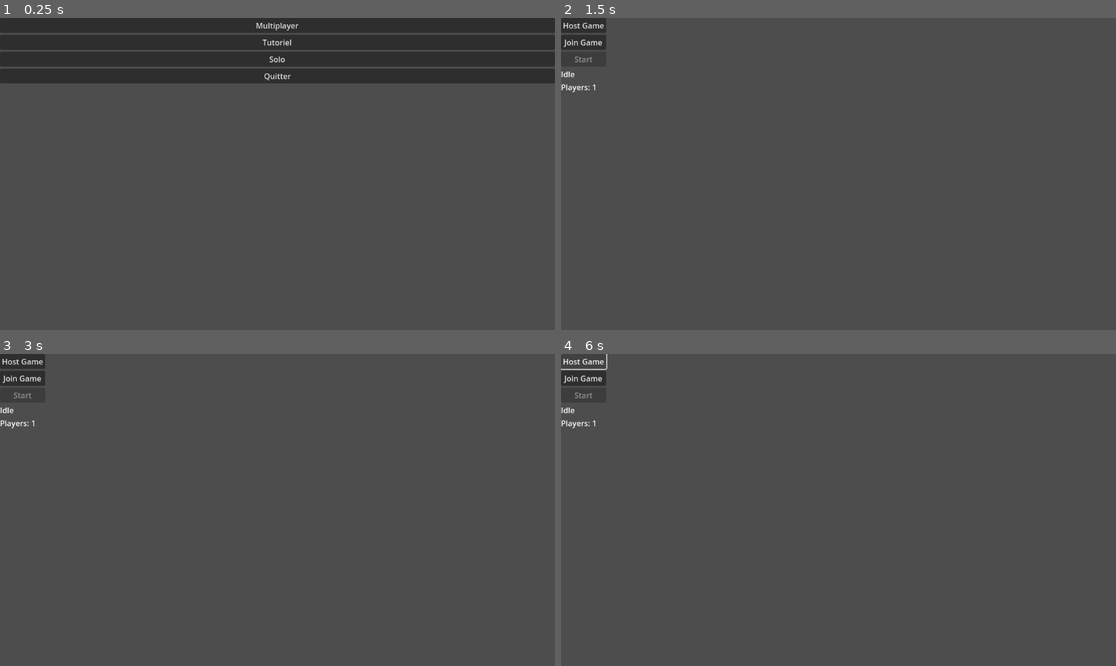
Above: before the commit, frames 1-4 (two rows, left to right).
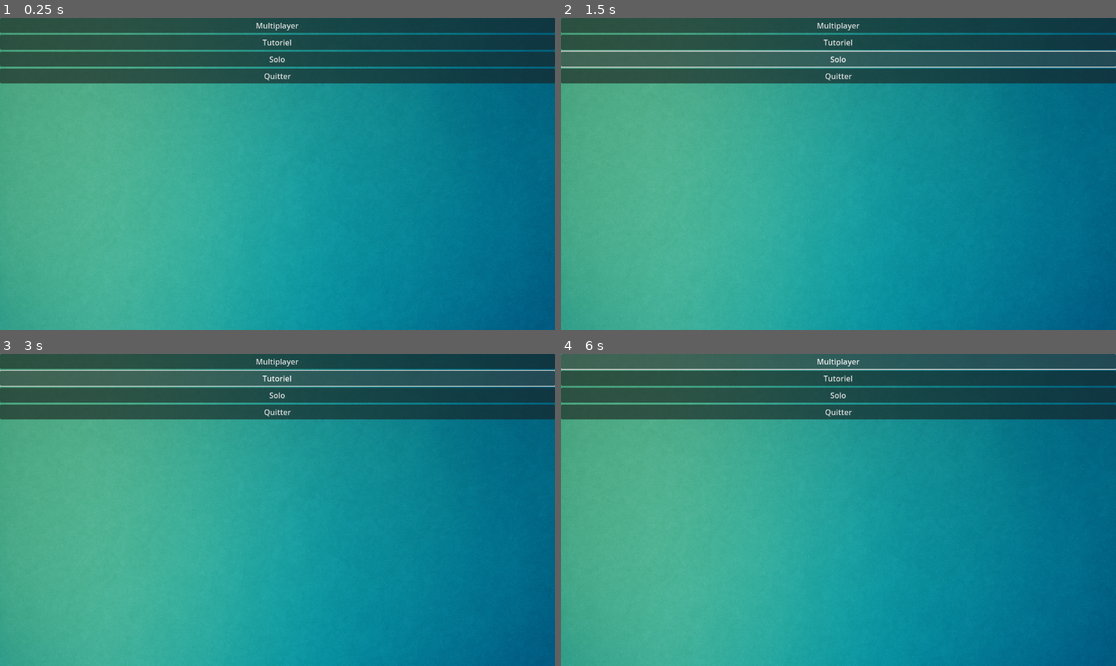
Above: after the commit, the same moments.

Repository: cbCielblanc/deckbuilding
Game: Godot game, scene res://scenes/MainMenu.tscn
Two runs of this game, one before a commit and one after it. Both use one fixed random seed, a clock stepped at 60 frames per second and the inputs below.
Inputs (mouse positions are in pixels of both pictures, inside the frame that each line leads up to):
- Up to frame 1 (0.25 s): no input
- Up to frame 2 (1.5 s): click "Multiplayer" at 0.5 s; click (838, 58) at 1.25 s, where only the run after the commit has a clickable "Solo"
- Up to frame 3 (3 s): click (277, 394) at 2 s, where only the run after the commit has a clickable "Solo"; click (277, 378) at 2.75 s, where only the run after the commit has a clickable "Tutoriel"
- Up to frame 4 (6 s): click (838, 378) at 3.5 s, where only the run after the commit has a clickable "Tutoriel"; click (838, 378) at 4.25 s, where only the run after the commit has a clickable "Tutoriel"; click (838, 394) at 5 s, where only the run after the commit has a clickable "Solo"; click (583, 360) at 5.75 s, where only the run before the commit has a clickable "Host Game"

The runs differ from the first frame. In frame 1, 99% of the frame differs, in the area x 0-100%, y 0-100%; in frame 2, 99%; in frame 3, 98%; in frame 4, 98%.
Error after the commit: Parse Error: Unindent doesn't match the previous indentation level. (res://ui/main_menu.gd:31)

Commit message:
Set launcher window size

Diff:
--- a/scenes/Main.tscn
+++ b/scenes/Main.tscn
@@ -1,8 +1,14 @@
-[gd_scene load_steps=2 format=3 uid="uid://cjdqxa7aoixfn"]
+[gd_scene load_steps=3 format=3 uid="uid://cjdqxa7aoixfn"]
 
 [ext_resource type="Script" uid="uid://pwh5hqjc6nvx" path="res://scripts/game_manager.gd" id="1"]
+[ext_resource type="Texture2D" path="res://assets/ui/bg_main.png" id="2"]
 
 [node name="Main" type="Node"]
 script = ExtResource("1")
 
 [node name="UI" type="CanvasLayer" parent="."]
+[node name="Background" type="TextureRect" parent="UI"]
+anchor_right = 1.0
+anchor_bottom = 1.0
+z_index = -1
+texture = ExtResource("2")
--- a/scenes/MainMenu.tscn
+++ b/scenes/MainMenu.tscn
@@ -1,6 +1,7 @@
-[gd_scene load_steps=2 format=3 uid="uid://cqgbsfl8lecy0"]
+[gd_scene load_steps=3 format=3 uid="uid://cqgbsfl8lecy0"]
 
 [ext_resource type="Script" uid="uid://cnx43v3lgxsm6" path="res://ui/main_menu.gd" id="1"]
+[ext_resource type="Texture2D" path="res://assets/ui/bg_main.png" id="2"]
 
 [node name="MainMenu" type="Control"]
 layout_mode = 3
@@ -10,6 +11,12 @@
 grow_horizontal = 2
 grow_vertical = 2
 script = ExtResource("1")
+
+[node name="Background" type="TextureRect" parent="."]
+anchor_right = 1.0
+anchor_bottom = 1.0
+z_index = -1
+texture = ExtResource("2")
 
 [node name="VBox" type="VBoxContainer" parent="."]
 layout_mode = 0
--- a/ui/lobby_menu.gd
+++ b/ui/lobby_menu.gd
@@ -11,9 +11,11 @@
 var net : NetworkManager = null
 
 func _ready() -> void:
-	start_btn.disabled = true
-	players_lbl.text   = "Players: 1"
-	status_lbl.text    = "Idle"
+        DisplayServer.window_set_mode(DisplayServer.WINDOW_MODE_WINDOWED)
+        DisplayServer.window_set_size(Vector2i(1280, 720))
+        start_btn.disabled = true
+        players_lbl.text   = "Players: 1"
+        status_lbl.text    = "Idle"
 
 # ------------------------------------------------------------- boutons
 func _on_HostButton_pressed() -> void:
@@ -52,6 +54,8 @@
 
 # ------------------------------------------------------------- démarrer partie
 func _on_StartButton_pressed() -> void:
-	var main := preload("res://scenes/Main.tscn").instantiate()
-	get_tree().root.add_child(main)
-	queue_free()
+        DisplayServer.window_set_mode(DisplayServer.WINDOW_MODE_EXCLUSIVE_FULLSCREEN)
+        DisplayServer.window_set_size(Vector2i(1920, 1080))
+        var main := preload("res://scenes/Main.tscn").instantiate()
+        get_tree().root.add_child(main)
+        queue_free()
--- a/ui/main_menu.gd
+++ b/ui/main_menu.gd
@@ -7,20 +7,28 @@
 @onready var quit_btn   = $VBox/QuitButton
 
 func _ready() -> void:
-	# Auto-connect des signaux si besoin
-	$VBox/SoloButton.pressed.connect(_on_SoloButton_pressed)
-	$VBox/MultiButton.pressed.connect(_on_MultiButton_pressed)
-	$VBox/TutoButton.pressed.connect(_on_TutoButton_pressed)
-	$VBox/QuitButton.pressed.connect(_on_QuitButton_pressed)
+        # Auto-connect des signaux si besoin
+        DisplayServer.window_set_mode(DisplayServer.WINDOW_MODE_WINDOWED)
+        DisplayServer.window_set_size(Vector2i(1280, 720))
+        $VBox/SoloButton.pressed.connect(_on_SoloButton_pressed)
+        $VBox/MultiButton.pressed.connect(_on_MultiButton_pressed)
+        $VBox/TutoButton.pressed.connect(_on_TutoButton_pressed)
+        $VBox/QuitButton.pressed.connect(_on_QuitButton_pressed)
 
 func _on_SoloButton_pressed():
-	get_tree().change_scene_to_file("res://scenes/Main.tscn")
+        DisplayServer.window_set_mode(DisplayServer.WINDOW_MODE_EXCLUSIVE_FULLSCREEN)
+        DisplayServer.window_set_size(Vector2i(1920, 1080))
+        get_tree().change_scene_to_file("res://scenes/Main.tscn")
 
 func _on_MultiButton_pressed():
-	get_tree().change_scene_to_file("res://scenes/LobbyMenu.tscn")
+        DisplayServer.window_set_mode(DisplayServer.WINDOW_MODE_WINDOWED)
+        DisplayServer.window_set_size(Vector2i(1280, 720))
+        get_tree().change_scene_to_file("res://scenes/LobbyMenu.tscn")
 
 func _on_TutoButton_pressed():
-	var main := preload("res://scenes/Main.tscn").instantiate()
+        DisplayServer.window_set_mode(DisplayServer.WINDOW_MODE_EXCLUSIVE_FULLSCREEN)
+        DisplayServer.window_set_size(Vector2i(1920, 1080))
+        var main := preload("res://scenes/Main.tscn").instantiate()
 	get_tree().root.add_child(main)
 	var tuto := preload("res://scripts/tutorial_manager.gd").new()
 	main.add_child(tuto)
Not shown, changed: scenes/README.md
Not shown, changed: ui/README.md
